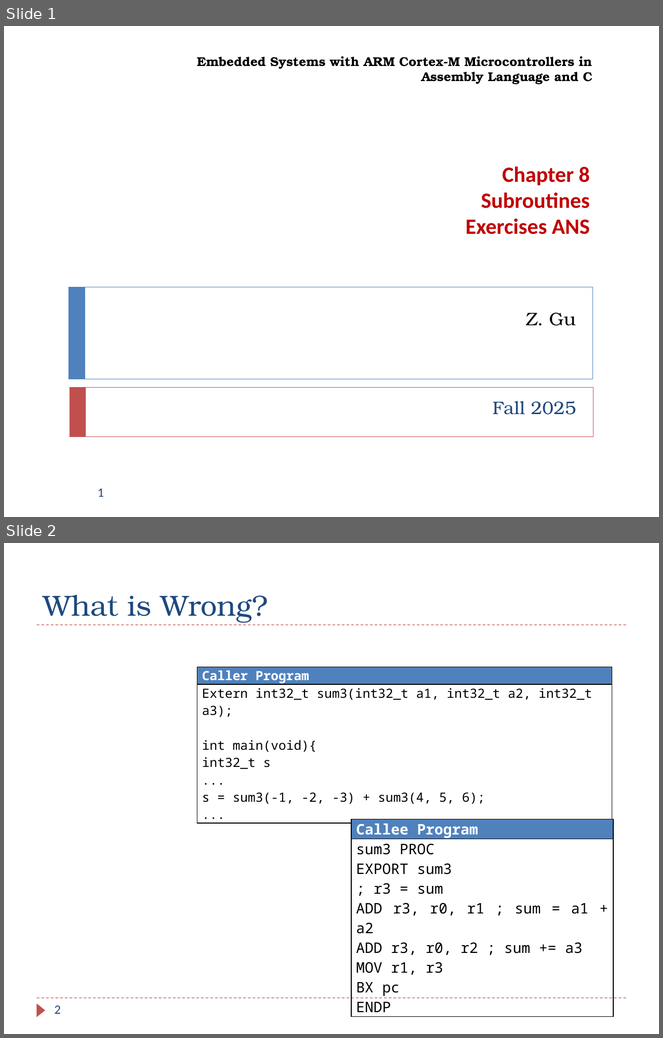
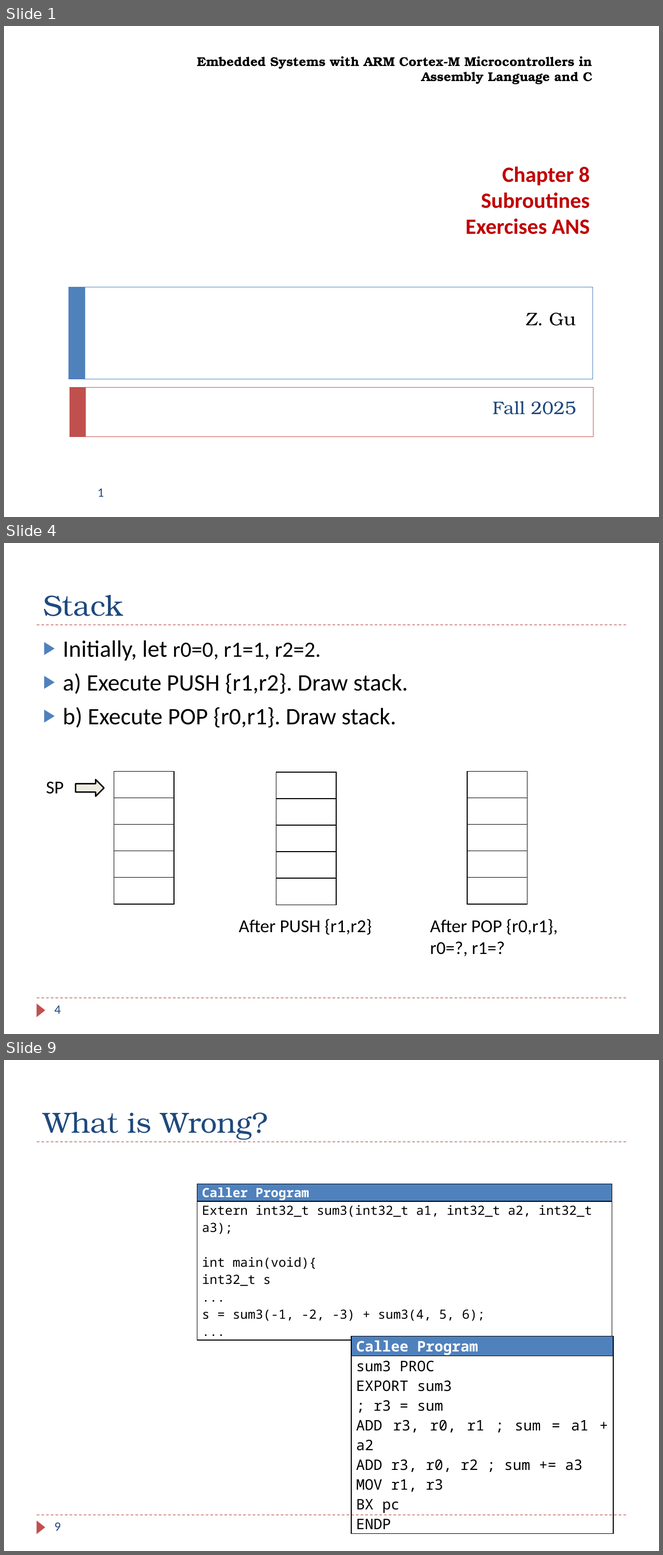
Before and after one commit to guhofstra/CSC111Fa25, a slide deck: PPTs/Ch8_ARM_Subroutines_Exercises ANS.pptx. Shown one above the other, each under a label of ours: slides 1 and 2 before the commit, slides 1, 4 and 9 after it; the slides between them are not shown. The pictures are 663x1038 and 663x1555 pixels, drawn with LibreOffice and Linux fonts; fonts in the diff are those of the drawing. Boxes give left, top, right and bottom in pixels: in the first picture for what was removed or moved away, otherwise in the second. Text is boxed around its words. In the diff, an @@ line names an element or a change of style, - is before the commit and + after.

```diff
--- a/PPTs/Ch8_ARM_Subroutines_Exercises ANS.pptx
+++ b/PPTs/Ch8_ARM_Subroutines_Exercises ANS.pptx
@@ slide 4 added at bbox=[4, 543, 659, 1034], background #FFFFFF; not listed: 3 template elements that a slide beside it also shows @@
@@ title added at bbox=[43, 595, 123, 616], 32 pt, text #1F497D @@
+Stack
@@ text added at bbox=[63, 640, 408, 728], 26 pt, text #000000 @@
+▶ Initially, let r0=0, r1=1, r2=2.
+▶ a) Execute PUSH {r1,r2}. Draw stack.
+▶ b) Execute POP {r0,r1}. Draw stack.
@@ table added at bbox=[114, 772, 175, 905], 5 rows, 1 columns @@
+
+
+
+
+
@@ table added at bbox=[276, 772, 336, 905], 5 rows, 1 columns @@
+
+
+
+
+
@@ table added at bbox=[467, 772, 528, 905], 5 rows, 1 columns @@
+
+
+
+
+
@@ text added at bbox=[46, 782, 64, 794], 20 pt, text #000000 @@
+SP
@@ right arrow added at bbox=[75, 780, 104, 797], fill #EEECE1, outline #000000 1.5 pt @@
@@ text added at bbox=[239, 919, 372, 935], 20 pt, text #000000 @@
+After PUSH {r1,r2}
@@ text added at bbox=[430, 919, 558, 957], 20 pt, text #000000 @@
+After POP {r0,r1},
+r0=?, r1=?
@@ page number added at bbox=[54, 1006, 61, 1014], 14 pt, text #1F497D @@
+4
@@ what was slide 2 is now slide 9 @@
@@ page number at bbox=[54, 1523, 61, 1531]: text changed @@
-2
+9
```
Also in this commit, not shown: 6 other slides added, 9 other files.
